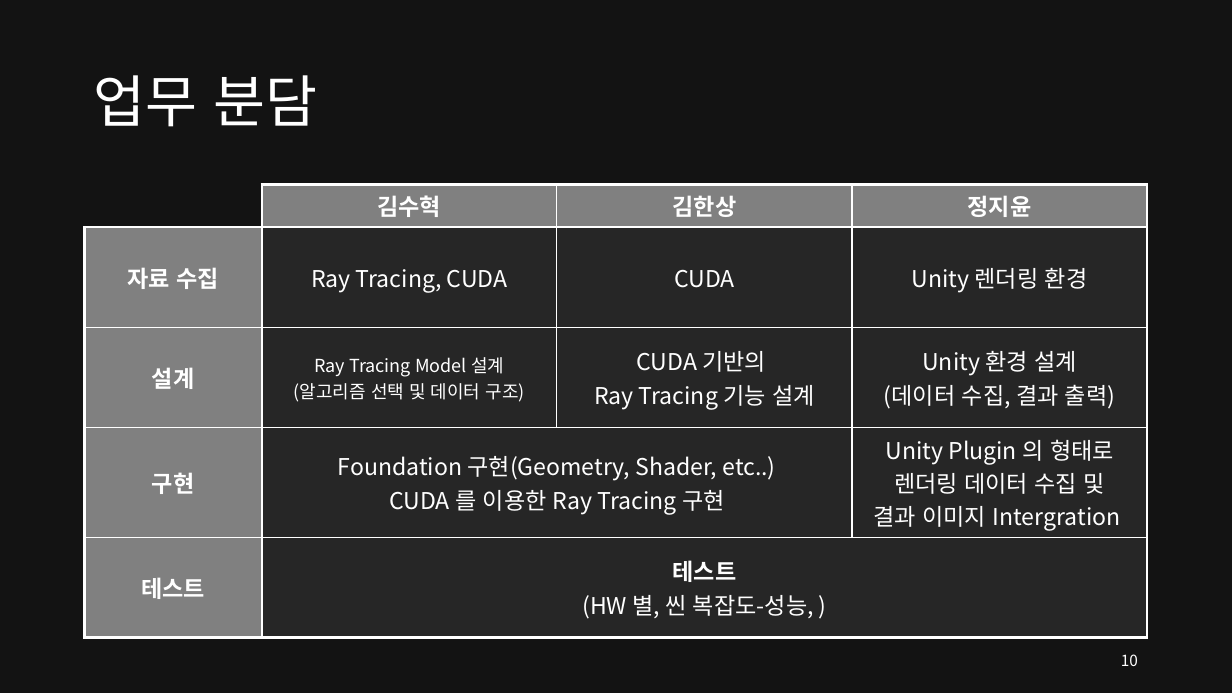
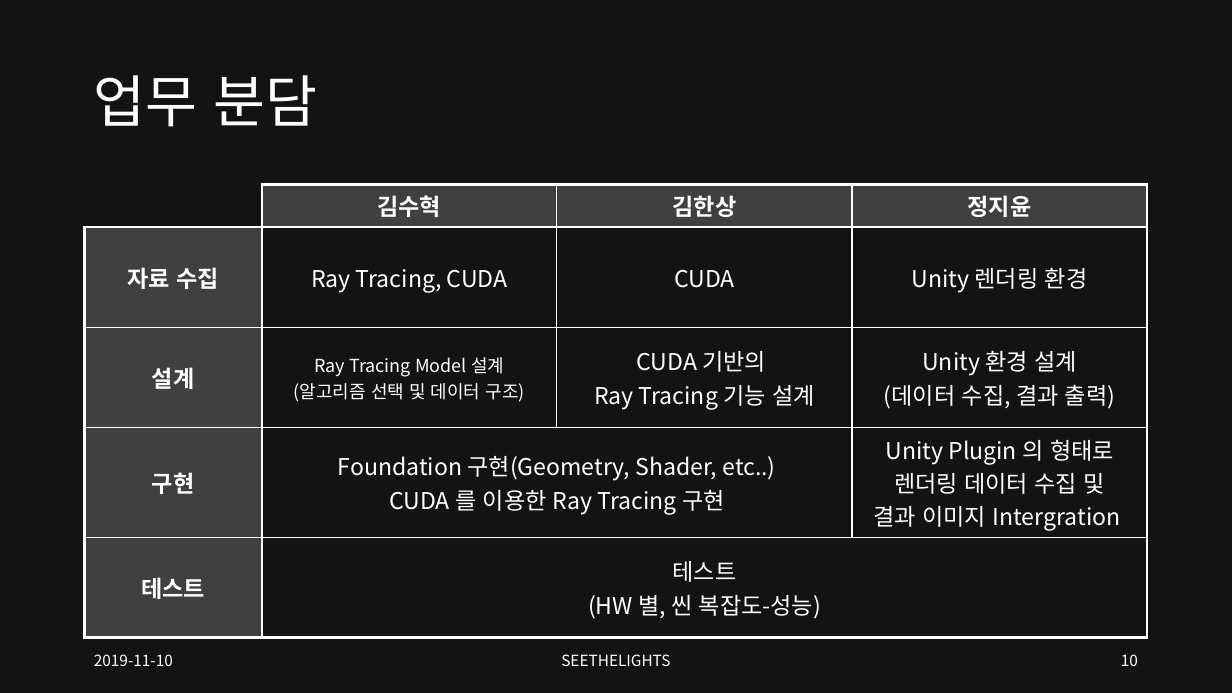
Before and after one commit to SEETHELGIHT/CapstonePlanning, a slide deck: slide 10 of doc/GPU-Accelerated_Ray_Tracing.pptx. Drawn at 1232x693 pixels with LibreOffice and Linux fonts; fonts in the diff are those of the drawing. Boxes give left, top, right and bottom in pixels: in the first picture for what was removed or moved away, otherwise in the second. Text is boxed around its words. In the diff, an @@ line names an element or a change of style, - is before the commit and + after.

```diff
--- a/doc/GPU-Accelerated_Ray_Tracing.pptx
+++ b/doc/GPU-Accelerated_Ray_Tracing.pptx
@@ table at bbox=[85, 185, 1147, 623] @@
-row 5, column 2: 테스트 / (HW 별, 씬 복잡도-성능, )
+row 5, column 2: 테스트 / (HW 별, 씬 복잡도-성능)
@@ fill #808080 to #404040 in 7 cells @@
@@ fill #262626 to #131313 in 9 cells @@
@@ text added at bbox=[94, 654, 173, 666], 12 pt, text #FFFFFF @@
+2019-11-10
@@ text added at bbox=[561, 654, 670, 666], 12 pt, text #FFFFFF @@
+SEETHELIGHTS
```
Also in this commit, not shown: 15 other slides changed, 1 slide added, 5 slides removed.
